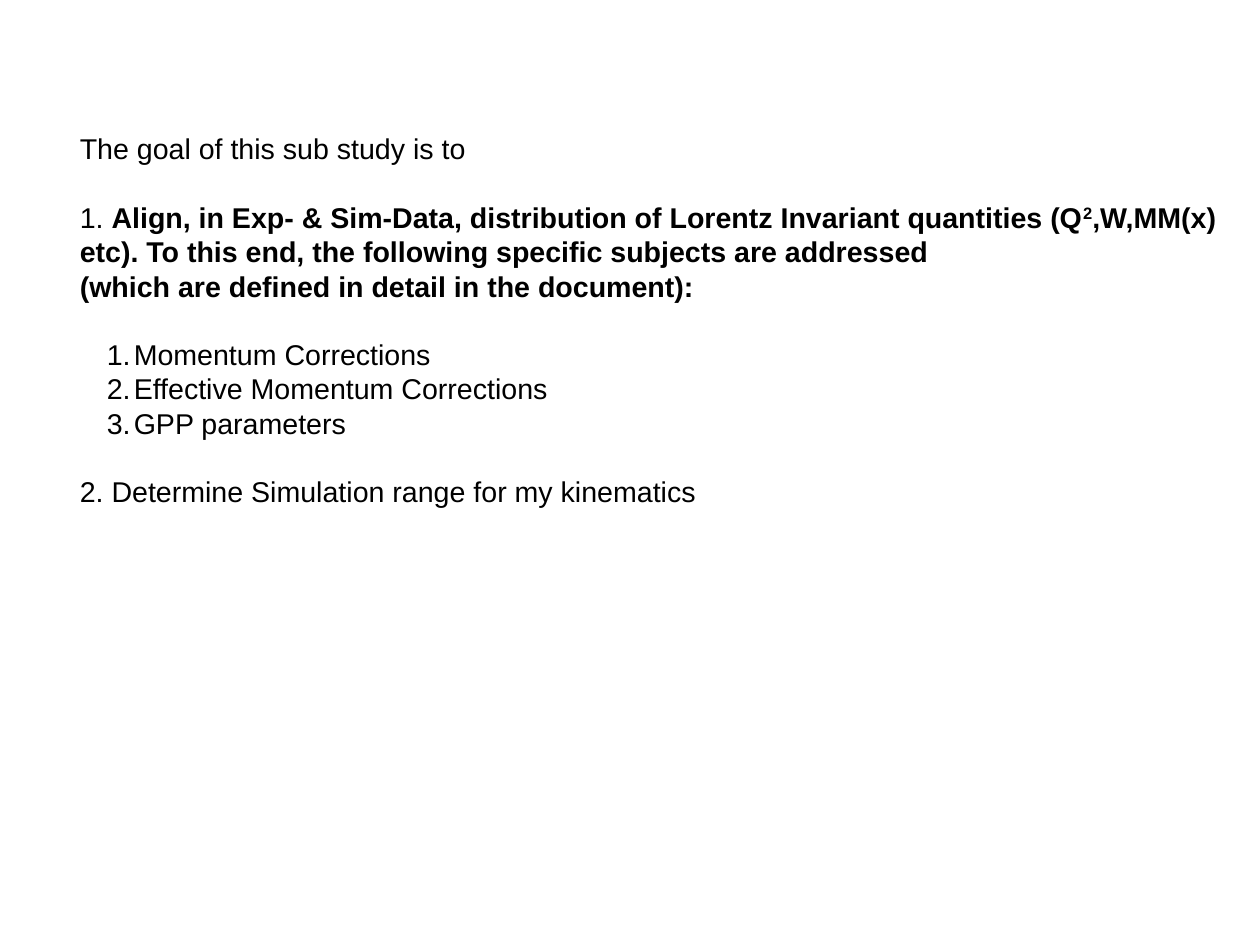
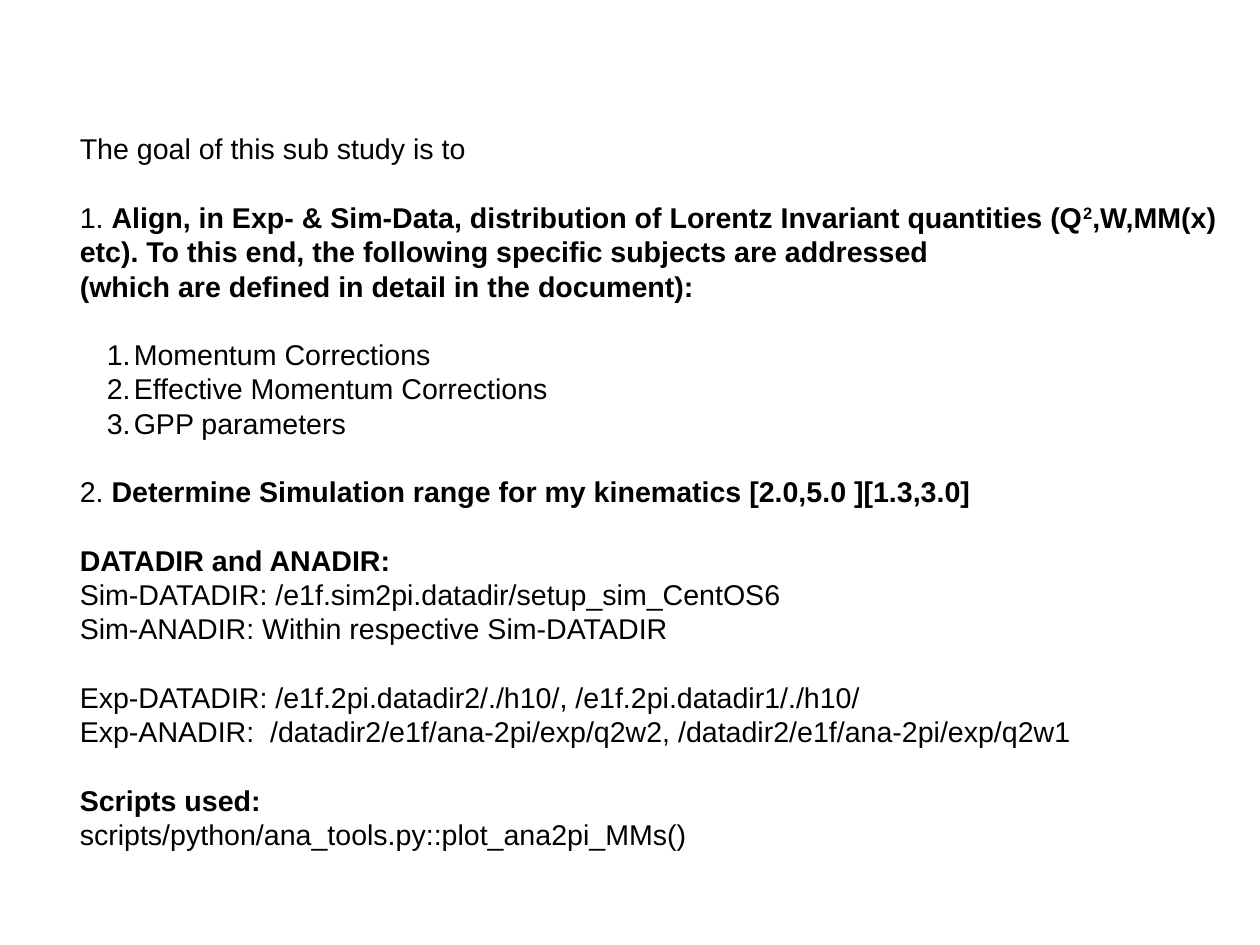
Before and after one commit to arjun-trivedi/ana2pi, a slide deck: slide 1 of sub_studies/setup_sim_CentOS6/notes.odp. Drawn at 1260x945 pixels with LibreOffice and Linux fonts; fonts in the diff are those of the drawing. Boxes give left, top, right and bottom in pixels: in the first picture for what was removed or moved away, otherwise in the second. Text is boxed around its words. In the diff, an @@ line names an element or a change of style, - is before the commit and + after.

Commit message:
updates

```diff
--- a/sub_studies/setup_sim_CentOS6/notes.odp
+++ b/sub_studies/setup_sim_CentOS6/notes.odp
@@ text at bbox=[80, 481, 1070, 851]: text changed @@
-2. Determine Simulation range for my kinematics
+2. Determine Simulation range for my kinematics [2.0,5.0 ][1.3,3.0]
+DATADIR and ANADIR:
+Sim-DATADIR: /e1f.sim2pi.datadir/setup_sim_CentOS6
+Sim-ANADIR: Within respective Sim-DATADIR
+Exp-DATADIR: /e1f.2pi.datadir2/./h10/, /e1f.2pi.datadir1/./h10/
+Exp-ANADIR: /datadir2/e1f/ana-2pi/exp/q2w2, /datadir2/e1f/ana-2pi/exp/q2w1
+Scripts used:
+scripts/python/ana_tools.py::plot_ana2pi_MMs()
```
